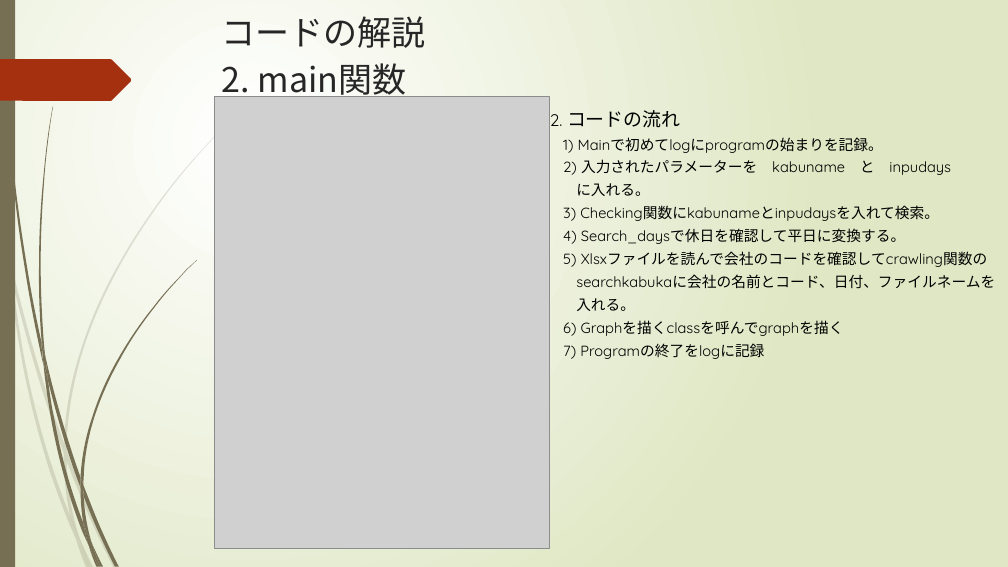
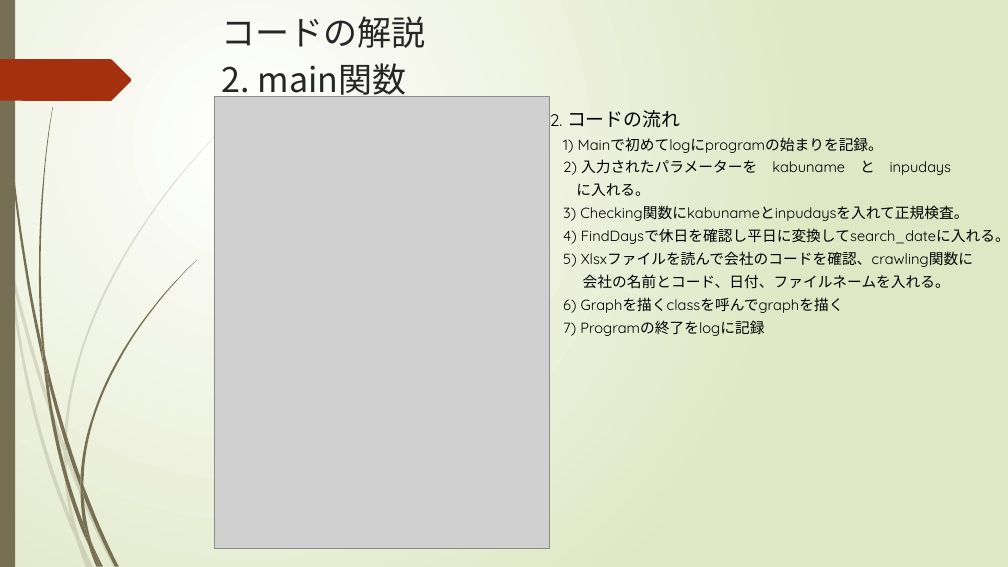
Before and after one commit to SangWooChun714/mirineglobal, a slide deck: slide 9 of crawlingコード解説.pptx. Drawn at 1008x567 pixels with LibreOffice and Linux fonts; fonts in the diff are those of the drawing; grey boxes stand for pictures. Boxes give left, top, right and bottom in pixels: in the first picture for what was removed or moved away, otherwise in the second. Text is boxed around its words. In the diff, an @@ line names an element or a change of style, - is before the commit and + after.

Commit message:
update

```diff
--- a/crawlingコード解説.pptx
+++ b/crawlingコード解説.pptx
@@ text at [550,110,1008,336]: text changed @@
-2. コードの流れ
-1) Mainで初めてlogにprogramの始まりを記録。
-2) 入力されたパラメーターを kabuname と inpudays
-に入れる。
-3) Checking関数にkabunameとinpudaysを入れて検索。
-4) Search_daysで休日を確認して平日に変換する。
-5) Xlsxファイルを読んで会社のコードを確認してcrawling関数の
-searchkabukaに会社の名前とコード、日付、ファイルネームを
-入れる。
-6) Graphを描くclassを呼んでgraphを描く
-7) Programの終了をlogに記録
+2. コードの流れ
+1) Mainで初めてlogにprogramの始まりを記録。
+2) 入力されたパラメーターを kabuname と inpudays
+に入れる。
+3) Checking関数にkabunameとinpudaysを入れて正規検査。
+4) FindDaysで休日を確認し平日に変換してsearch_dateに入れる。
+5) Xlsxファイルを読んで会社のコードを確認、crawling関数に
+会社の名前とコード、日付、ファイルネームを入れる。
+6) Graphを描くclassを呼んでgraphを描く
+7) Programの終了をlogに記録
```
Also in this commit, not shown: 2 other slides changed.
